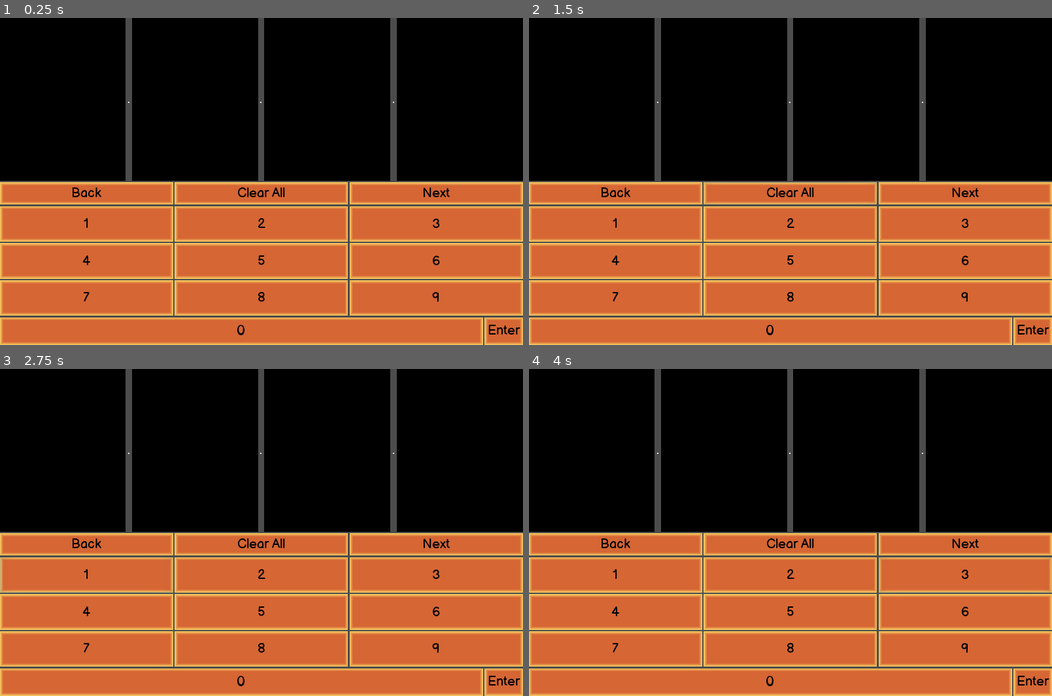
Above: before the commit, frames 1-4 (two rows, left to right).
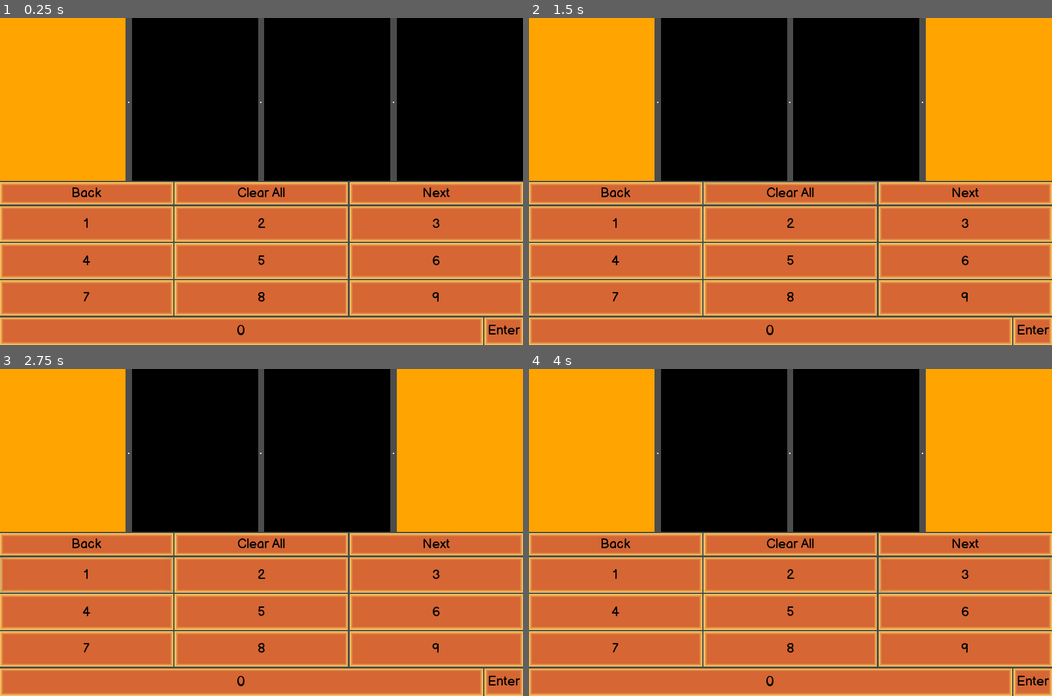
Above: after the commit, the same moments.

Repository: RaccoonHandsProductions/CanningSeason
Game: Godot game, scene res://UI/IPEntryControl.tscn
The game is run twice, just before and just after one commit, with the same random seed, the same clock (stepped at 60 frames per second) and the same inputs. This scene is started directly instead of the project's main scene.
Inputs:
- Up to frame 1 (0.25 s): no input
- Up to frame 2 (1.5 s): click "Back" at 0.5 s; click "Clear All" at 1.25 s
- Up to frame 3 (2.75 s): click "1" at 2 s
- Up to frame 4 (4 s): click "2" at 2.75 s; click "3" at 3.5 s

The runs differ from the first frame. In frame 1, 12% of the frame differs, in the area x 0-24%, y 0-50%; in frame 2, 24%, in the area x 0-100%, y 0-50%; in frame 3, 24%; in frame 4, 24%.

Commit message:
burned it all

Diff:
--- a/project/UI/IPEntryControl.gd
+++ b/project/UI/IPEntryControl.gd
@@ -6,9 +6,10 @@
 var octet_2_entry : String
 var octet_3_entry : String
 
-var current_section
+var current_label_value : String
 var current_field_index := 0
 var ip_octet : String
+var priority_field
 
 onready var _fields = [$VBoxContainer/OctetDisplay/OctetField,
 $VBoxContainer/OctetDisplay/OctetField2,
@@ -25,7 +26,7 @@
 		button.connect("pressed", self, "on_number_Button_pressed",
 			[ int( button.name.substr(5) ) ])
 	back_button.disabled = false
-
+	_change_field_selected(current_field_index)
 
 func validate_octet(oct : String):
 	if (int(oct) >= 0 and int(oct) <= 255):
@@ -40,3 +41,30 @@
 func finialize_address(octet_0 : String, octet_1 : String,
 	octet_2 : String, octet_3 : String):
 			return(octet_0 +"."+ octet_1 +"."+ octet_2 +"."+ octet_3)
+
+func _update_field_selected(ip_input : String):
+	pass
+
+func _change_field_selected(num : int):
+	priority_field = _fields[num]
+	priority_field.has_focus = true
+
+func _on_PreviousBoxPriority_pressed():
+	current_field_index -= 1
+	_change_field_selected(current_field_index)
+
+func _on_ClearBox_pressed():
+	pass
+
+func _on_NextBoxPriority_pressed():
+	priority_field.set_label(current_label_value)
+	_update_field_selected(ip_octet)
+	current_field_index += 1
+	_change_field_selected(current_field_index)
+
+func _on_EnterButton_pressed():
+	pass # Replace with function body.
+
+func on_number_Button_pressed(num):
+	if str(num).length() <= 2:
+		ip_octet += str(num)
--- a/project/UI/OctetField.gd
+++ b/project/UI/OctetField.gd
@@ -16,6 +16,8 @@
 	has_focus = value
 	_update_background()
 
+func set_label(val)->void:
+	$Label.text = val
 
 func _update_background()->void:
 	_style.set_bg_color(_focused_background if has_focus else _unfocused_background)
--- a/project/UI/OctetField.tscn
+++ b/project/UI/OctetField.tscn
@@ -17,6 +17,3 @@
 margin_right = 20.0
 margin_bottom = 7.0
 align = 1
-__meta__ = {
-"_edit_use_anchors_": false
-}
